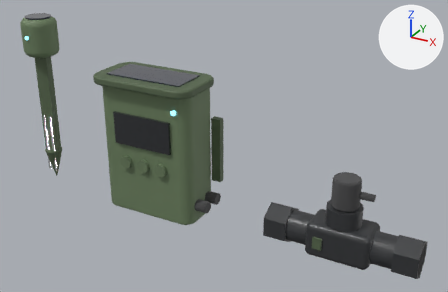
One commit to the glTF model app/api/cad/prebuilt/showcase_irrigation_biarritz/d2.glb: the scene before it, then after it.
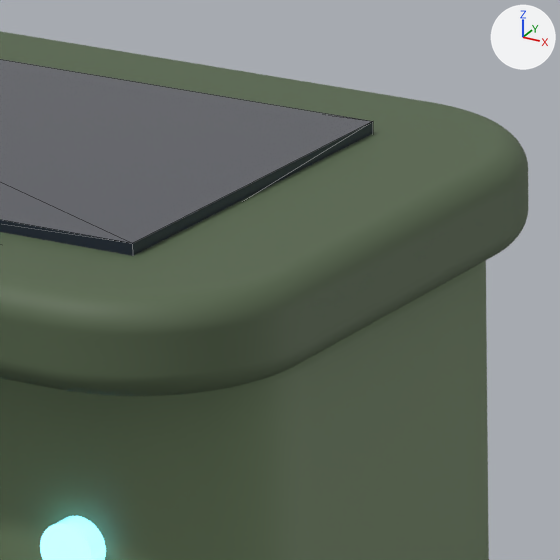
The first picture shows the older version from a 50 mm camera at (0.402, -0.566, 0.384) aimed at (0.089, 0.004, 0.099). The close-ups show the older and then the newer version on the part from 37% to 48% of the width and 22% to 39% of the height of that picture. Only the edits that show in the close-ups are written down. Lighting does not change. The marker at upper right points along +X, +Y and +Z. The close-ups show mesh edges as thin lines. Where no turn or scale is listed for an object, it has been applied to the vertices.

The first close-up shows 'accent.1', 'body.1', 'cell.1', 'led.1'.
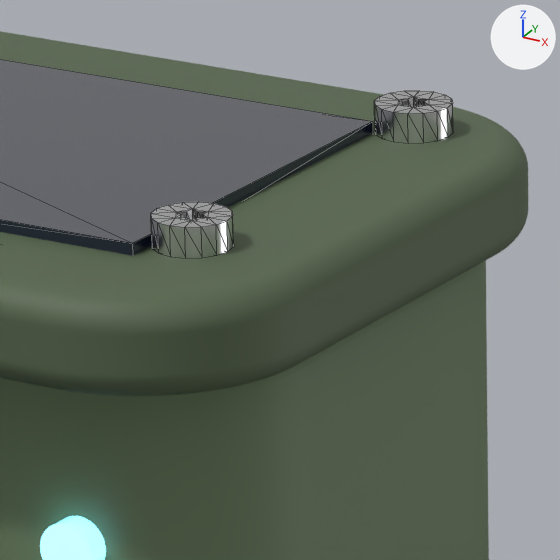
Changed parts and their boxes (x1, y1, x2, y2) in the close-ups (560 x 560 px):
'steel.130', added: after (151, 202, 234, 258)
'steel.128', added: after (374, 91, 453, 143)

What the commit changed:
Mesh me_steel_130 is new.
It has 88 vertices, 172 faces and spans x 0.0485..0.0565, y -0.025..-0.017, z -0.0116..0.0116.
It uses material mat_stainless_steel_304 (white #efeff0).
Mesh me_steel_128 is new.
It has 88 vertices, 172 faces and spans x 0.0485..0.0565, y 0.017..0.025, z -0.0116..0.0116.
It uses material mat_stainless_steel_304 (white #efeff0).
Object 'steel.130' (ob_steel_130) is new; it shows me_steel_130.
Its location is (0.0, 0.0, 0.163).
Object 'steel.128' (ob_steel_128) is new; it shows me_steel_128.
Its location is (0.0, 0.0, 0.163).
